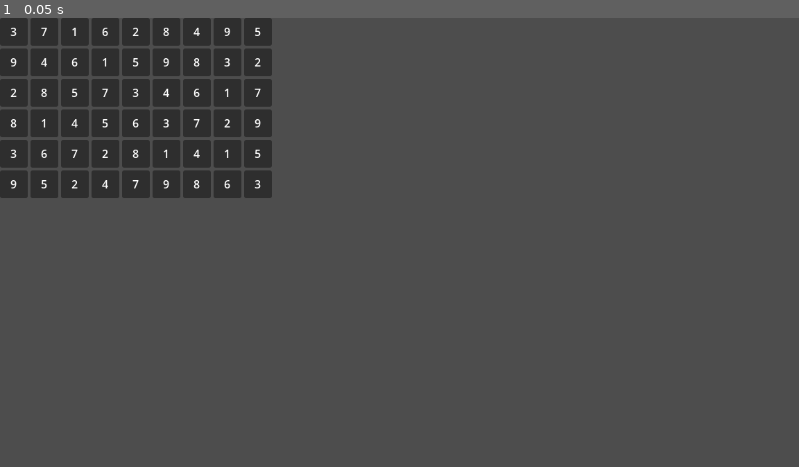
Above: before the commit, frame 1.
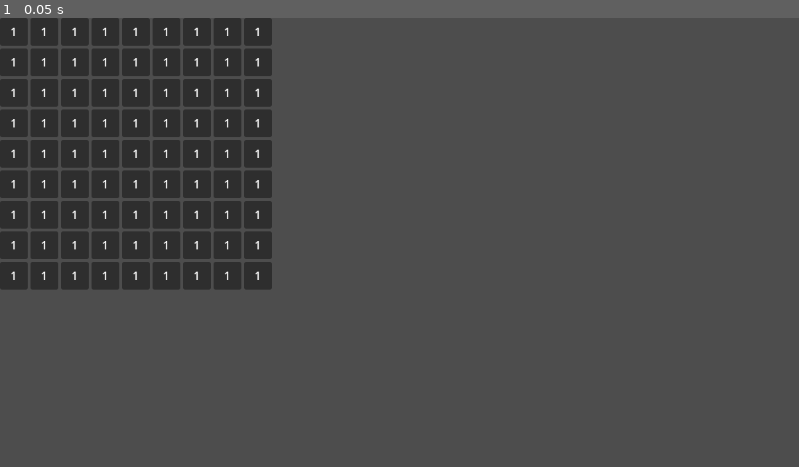
Above: after the commit, the same moment.

Repository: Tkach-Illia/Sudoku
Game: Godot game, scene res://scenes/main.tscn
The game is run twice, just before and just after one commit, with the same random seed, the same clock (stepped at 60 frames per second) and the same inputs.
Inputs:
- Up to frame 1 (0.05 s): no input

The runs differ from the first frame. In frame 1, 6.0% of the frame differs, in the area x 0-35%, y 2-61%.

Commit message:
Added simple generation

Diff:
--- a/scenes/board.tscn
+++ b/scenes/board.tscn
@@ -2,9 +2,11 @@
 
 [ext_resource type="Script" uid="uid://c41lfkafsn6gt" path="res://scripts/board.gd" id="1_bw3vb"]
 
-[node name="Board" type="Control" unique_id=1810149725]
+[node name="Board" type="Control" unique_id=21732619]
 layout_mode = 3
-anchors_preset = 0
-offset_right = 40.0
-offset_bottom = 40.0
+anchors_preset = 15
+anchor_right = 1.0
+anchor_bottom = 1.0
+grow_horizontal = 2
+grow_vertical = 2
 script = ExtResource("1_bw3vb")
--- a/scenes/main.tscn
+++ b/scenes/main.tscn
@@ -3,8 +3,9 @@
 [ext_resource type="Script" uid="uid://dre2kc1qaouit" path="res://scripts/main.gd" id="1_0wfyh"]
 [ext_resource type="PackedScene" uid="uid://rbwjbful7t5m" path="res://scenes/board.tscn" id="1_o5qli"]
 
-[node name="Node2D" type="Node2D" unique_id=1934224561]
+[node name="Node2D" type="Node2D" unique_id=1934224561 node_paths=PackedStringArray("board")]
 script = ExtResource("1_0wfyh")
+board = NodePath("Board")
 
 [node name="Board" parent="." unique_id=1810149725 instance=ExtResource("1_o5qli")]
 offset_right = 0.0
--- a/scenes/singe_grid.tscn
+++ b/scenes/singe_grid.tscn
@@ -2,8 +2,7 @@
 
 [ext_resource type="Script" uid="uid://cht66ih14mhcc" path="res://scripts/singe_grid.gd" id="1_3wesf"]
 
-[node name="SingeGrid" type="GridContainer" unique_id=1740083262]
+[node name="GridContainer" type="GridContainer" unique_id=1031266086]
 offset_right = 40.0
 offset_bottom = 40.0
-columns = 3
 script = ExtResource("1_3wesf")
--- a/scripts/board.gd
+++ b/scripts/board.gd
@@ -1,43 +1,10 @@
 extends Control
 
-@export var board_size: Array[int] = [2,3]
-@export var numbers: Array = [
-  [
-	[
-	  [3, 7, 1],
-	  [9, 4, 6],
-	  [2, 8, 5]
-	],
-	[
-	  [6, 2, 8],
-	  [1, 5, 9],
-	  [7, 3, 4]
-	],
-	[
-	  [4, 9, 5],
-	  [8, 3, 2],
-	  [6, 1, 7]
-	]
-  ],
-  [
-	[
-	  [8, 1, 4],
-	  [3, 6, 7],
-	  [9, 5, 2]
-	],
-	[
-	  [5, 6, 3],
-	  [2, 8, 1],
-	  [4, 7, 9]
-	],
-	[
-	  [7, 2, 9],
-	  [4, 1, 5],
-	  [8, 6, 3]
-	]
-  ]
-]
+@export var numbers: Array
 
+func setup(board_array: Array) -> void:
+	add_child(Main.createGrid(board_array, preload("res://scenes/singe_grid.tscn")))
+	print(get_children())
 
-func _ready() -> void:
-	add_child(Main.createGrid(numbers, preload("res://scenes/singe_grid.tscn")))
+func set_numbers(array: Array):
+	numbers = array
--- a/scripts/grid3x3.gd
+++ /dev/null
@@ -1,16 +0,0 @@
-class_name Grid3х3
-
-var grid : Array = []
-
-func _init(_array: Array):
-	for row in _array:
-		grid+=row
-
-func get_cell(x: int,y: int):
-	return grid[y * 3 + x]
-
-func set_cell(x: int,y: int,v: int):
-	grid[y * 3 + x] = v
-
-func get_array():
-	return grid
--- a/scripts/main.gd
+++ b/scripts/main.gd
@@ -3,8 +3,9 @@
 
 static var max_number: int = 9
 static var min_number: int = 1
+static var row_size: int = 3
 
-@export var board_size: Array[int] = [2,3]
+@export var board: Control
 var board_array: Array
 var callback_array: Array
 
@@ -46,18 +47,22 @@
 ]
 
 func _ready() -> void:
-	print(numbers[0][0])
-	var grid = Grid3х3.new(numbers[0][0])
-	print(Main.is_valid(grid.get_array()))
+	board_array = generate_board()
+	print(board_array)
+	board.setup(board_array)
 
 static func createGrid(array :Array, target_class: Resource):
 	var rows = VBoxContainer.new()
+
 	for row in array:
 		var single_row = HBoxContainer.new()
+
 		for element in row:
-			var single_grid = target_class.instantiate()
-			single_row.add_child(single_grid.setup(element))
+			var single_el = target_class.instantiate()
+			single_row.add_child(single_el.setup(element))
+
 		rows.add_child(single_row)
+
 	return rows
 
 static func is_valid(arr: Array):
@@ -65,7 +70,26 @@
 
 static func count(arr: Array, element: int):
 	var count: int = 0
+
 	for i in arr:
 		if i == element:
 			count+=1
+
 	return count
+
+func is_valid_number(arr: Array, number: int):
+	return count(arr, number)>1
+
+func generate_board():
+	var board: Array[Array]
+
+	for row in row_size:
+		var new_row: Array = []
+
+		for col in row_size:
+			new_row.append(MyGrid.new())
+			print(row*col)
+
+		board.append(new_row)
+
+	return board
--- /dev/null
+++ b/scripts/my_grid.gd
@@ -0,0 +1,30 @@
+class_name MyGrid
+
+var row_size: int
+var grid: Array = []
+
+func _init(_array: Array = get_blank()):
+	row_size = Main.row_size
+	for row in _array:
+		grid.append(row)
+
+func get_cell(x: int,y: int):
+	return grid[y * row_size + x]
+
+func set_cell(x: int,y: int,v: int):
+	grid[y * row_size + x] = v
+
+func get_array():
+	return grid
+
+func get_stucked_array():
+	var arr: Array = []
+	for i in row_size:
+		arr+=[grid.slice(i*row_size,(i+1)*row_size)]
+	return arr
+
+func get_blank():
+	var array: Array = []
+	for el in Main.row_size*Main.row_size:
+		array.append(1)
+	return array
--- a/scripts/singe_grid.gd
+++ b/scripts/singe_grid.gd
@@ -1,9 +1,9 @@
-extends GridContainer
+extends Control
 class_name SingleGrid
 
-var grid: Array = [[0,0,0], [0,0,0], [0,0,0]]
+var grid: MyGrid
 
-func setup(_grid: Array):
+func setup(_grid: MyGrid):
 	grid = _grid
-	add_child(Main.createGrid(grid, preload("res://scenes/single_number.tscn")))
+	add_child(Main.createGrid(grid.get_stucked_array(), preload("res://scenes/single_number.tscn")))
 	return self
--- a/scripts/single_number.gd
+++ b/scripts/single_number.gd
@@ -2,6 +2,7 @@
 class_name SingleNumber
 
 var number_value : int = 0
+var is_changable: bool = false
 
 func setup(_number: int):
 	number_value = _number
Renamed: scripts/grid3x3.gd.uid -> scripts/my_grid.gd.uid
